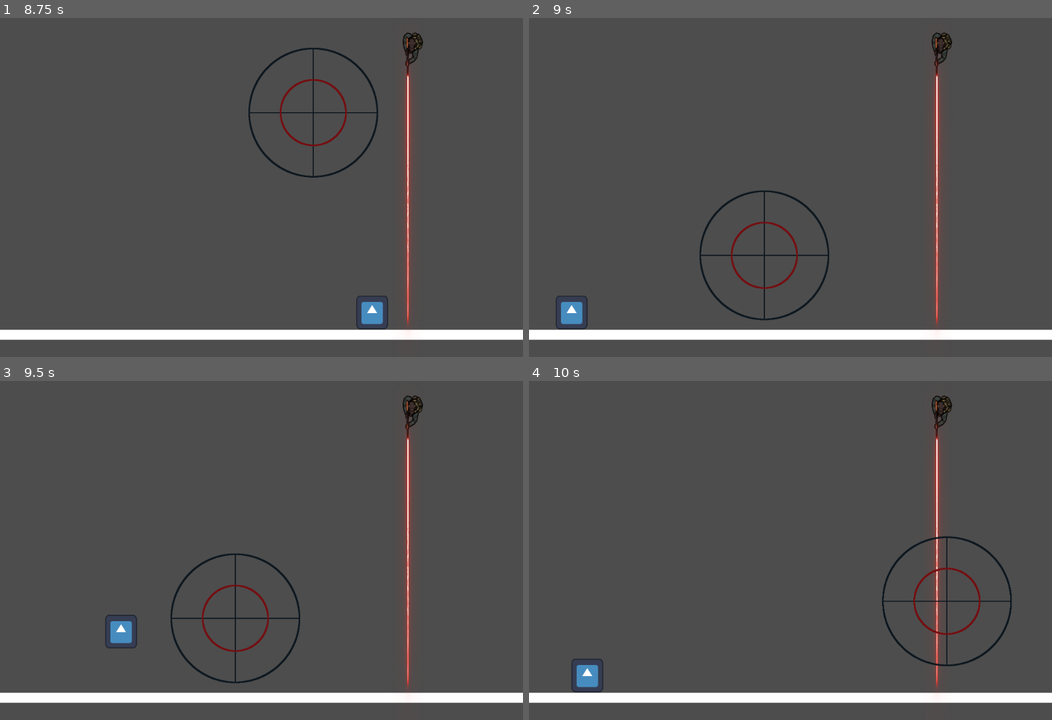
Above: before the commit, frames 1-4 (two rows, left to right).
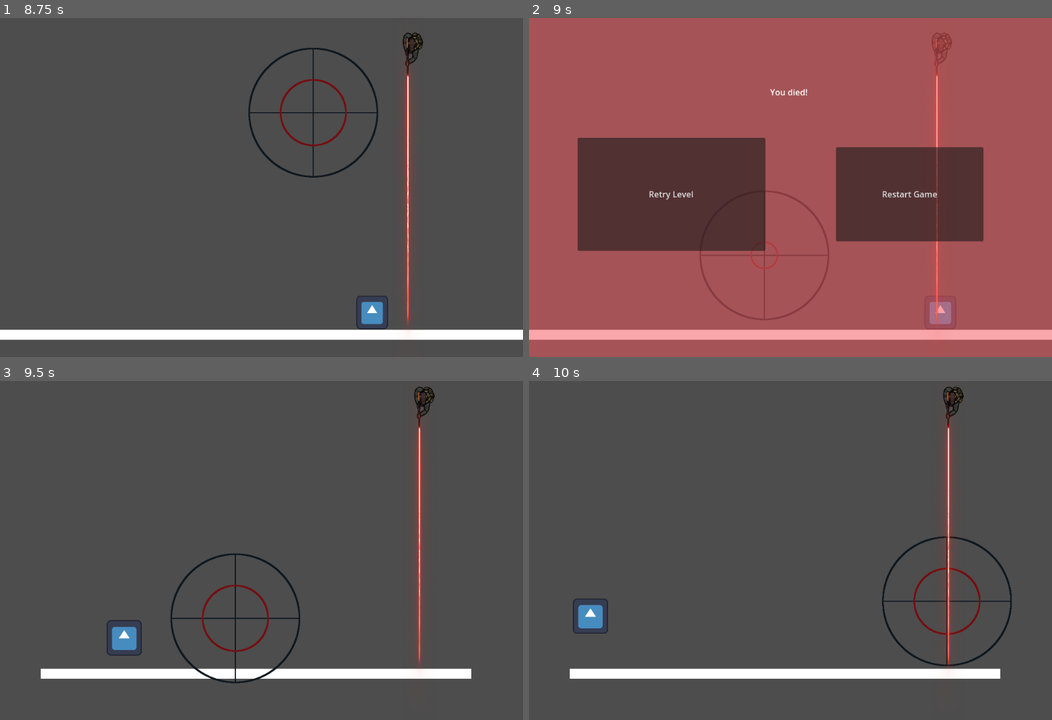
Above: after the commit, the same moments.

Repository: azsocha/Protect-the-VIP
Game: Godot game, scene res://testing.tscn
The game is run twice, just before and just after one commit, with the same random seed, the same clock (stepped at 60 frames per second) and the same inputs. The project has no main scene, so this scene is started directly. The engine's default icon, where the game draws it, is replaced by a stand-in: a white triangle on a blue panel in a dark square.
Inputs (mouse positions are in pixels of both pictures, inside the frame that each line leads up to):
- Up to frame 1 (8.75 s): tap Enter at 0.5 s; move the mouse to (376, 170) at 0.52 s; hold Right (move_right) 0.53-2.03 s; click (376, 170) at 0.6 s; tap Space (jump) at 0.77, 1.52, 3.02, 3.77, 4.52, 6.02, 6.77, 7.52 s; move the mouse to (156, 204) at 1.27 s; click (156, 204) at 1.35 s; move the mouse to (313, 112) at 2.02 s; hold A (move_left) 2.03-2.78 s; click (313, 112) at 2.1 s; move the mouse to (235, 255) at 2.77 s; hold Right (move_right) 2.78-4.28 s; click (235, 255) at 2.85 s; move the mouse to (418, 238) at 3.52 s; click (418, 238) at 3.6 s; move the mouse to (104, 136) at 4.27 s; hold A (move_left) 4.28-5.03 s; click (104, 136) at 4.35 s; move the mouse to (287, 187) at 5.02 s; hold Right (move_right) 5.03-5.78 s; click (287, 187) at 5.1 s; move the mouse to (183, 102) at 5.77 s; hold A (move_left) 5.78-7.28 s; click (183, 102) at 5.85 s; move the mouse to (376, 170) at 6.52 s; click (376, 170) at 6.6 s; move the mouse to (156, 204) at 7.27 s; hold Right (move_right) from 7.28 s (still down); click (156, 204) at 7.35 s; move the mouse to (313, 112) at 8.02 s; click (313, 112) at 8.1 s
- Up to frame 2 (9 s): keep holding Right (move_right); move the mouse to (764, 255) at 8.77 s; click (764, 255) at 8.85 s
- Up to frame 3 (9.5 s): keep holding Right (move_right); tap Space (jump) at 9.02 s
- Up to frame 4 (10 s): move the mouse to (947, 601) at 9.52 s; release Right (move_right) at 9.53 s; hold A (move_left) from 9.53 s (still down); click (947, 601) at 9.6 s; tap Space (jump) at 9.77 s

Frame 1 is identical in both runs. In frame 2, 100% of the frame differs, in the area x 0-100%, y 0-100%; in frame 3, 7.9%; in frame 4, 8.2%.

Commit message:
player death now goes to splash screen
- no longer instant
- need to hook up player death from player 2 as well

Diff:
--- a/team-3-final-project/dead.gd
+++ b/team-3-final-project/dead.gd
@@ -20,3 +20,10 @@
 
 func _on_restart_game_pressed() -> void:
 	pass
+
+
+func _on_area_2d_died() -> void:
+	$ColorRect.show()
+	$retryLevel.show()
+	$restartGame.show()
+	$RichTextLabel.show()
--- a/team-3-final-project/death_laser.gd
+++ b/team-3-final-project/death_laser.gd
@@ -7,5 +7,5 @@
 		call_deferred("restart_level")
 
 func restart_level():
-	get_tree().reload_current_scene()
-	#died.emit()
+	#get_tree().reload_current_scene()
+	died.emit()
--- a/team-3-final-project/testing.tscn
+++ b/team-3-final-project/testing.tscn
@@ -1,10 +1,11 @@
-[gd_scene load_steps=6 format=3 uid="uid://uwvv1fn28da"]
+[gd_scene load_steps=7 format=3 uid="uid://uwvv1fn28da"]
 
 [ext_resource type="PackedScene" uid="uid://bh182bfab16i5" path="res://player.tscn" id="1_b3w4w"]
 [ext_resource type="PackedScene" uid="uid://h04h3fu4rh1a" path="res://platform.tscn" id="2_r2468"]
 [ext_resource type="PackedScene" uid="uid://b87pu37cfwaei" path="res://sniper.tscn" id="3_plwkn"]
 [ext_resource type="PackedScene" uid="uid://cwv5ooc24w7rm" path="res://player_2.tscn" id="4_tw6ie"]
 [ext_resource type="PackedScene" uid="uid://bn634m3hxxrv3" path="res://Goal area.tscn" id="5_3c4ye"]
+[ext_resource type="PackedScene" uid="uid://cgpvvcjmwt6va" path="res://dead.tscn" id="6_6fnut"]
 
 [node name="testing" type="Node2D"]
 
@@ -25,3 +26,9 @@
 [node name="Goal" parent="." instance=ExtResource("5_3c4ye")]
 position = Vector2(948, 312)
 scale = Vector2(4.96, 28.3175)
+
+[node name="dead" parent="." instance=ExtResource("6_6fnut")]
+
+[connection signal="died" from="Sniper/Sprite2D/Area2D" to="dead" method="_on_area_2d_died"]
+
+[editable path="Sniper"]
